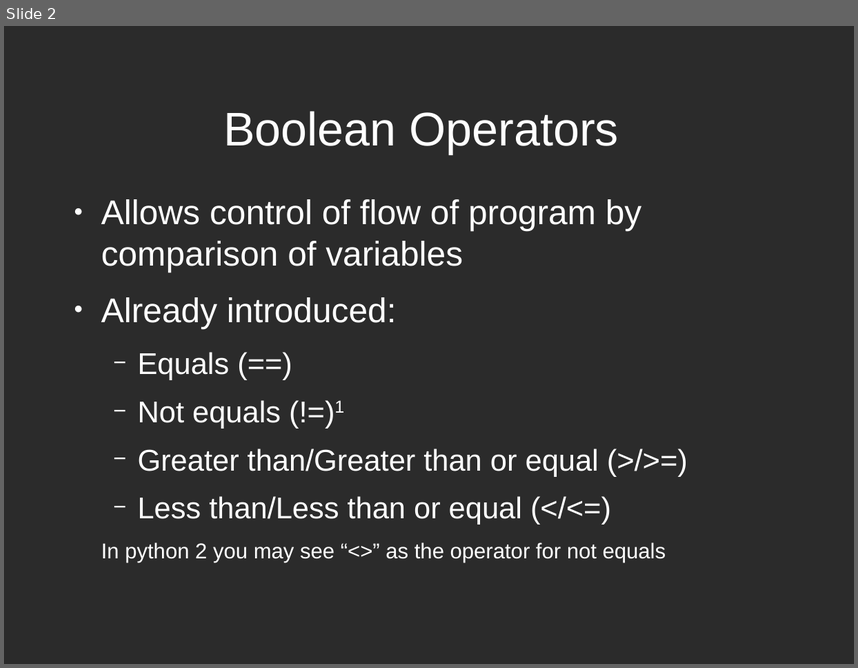
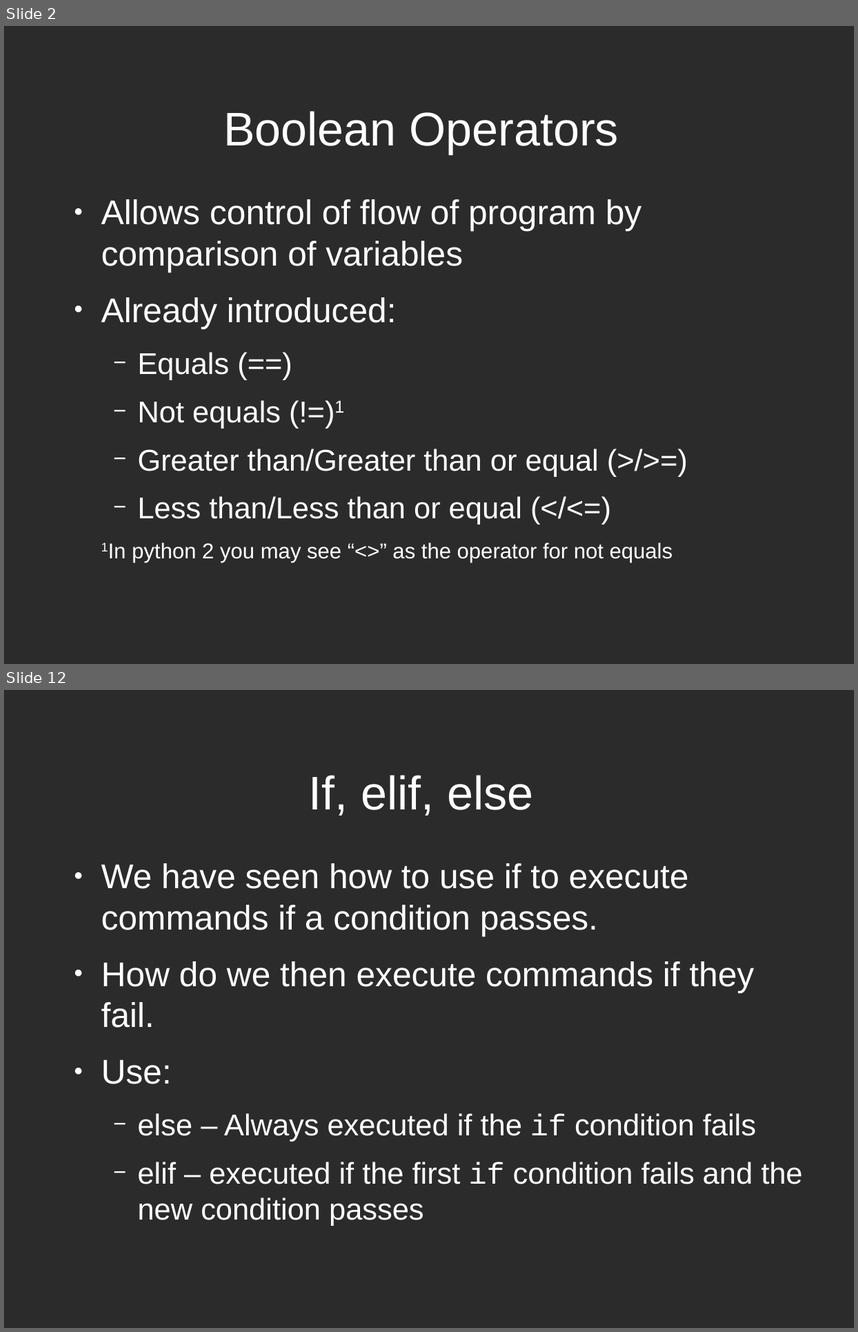
Before and after one commit to Cheltenham-Hackspace/hackspace_python, a slide deck: slides/hackspace_python_slides.odp. Shown one above the other, each under a label of ours: slide 2 before the commit, slides 2 and 12 after it; the slides between them are not shown. The pictures are 858x668 and 858x1332 pixels, drawn with LibreOffice and Linux fonts; fonts in the diff are those of the drawing; background and template pictures are left out; a plain dark background stands for a picture behind light text. Boxes give left, top, right and bottom in pixels: in the first picture for what was removed or moved away, otherwise in the second. Text is boxed around its words. In the diff, an @@ line names an element or a change of style, - is before the commit and + after.

```diff
--- a/slides/hackspace_python_slides.odp
+++ b/slides/hackspace_python_slides.odp
@@ slide 12 added at <box>4,690,854,1328</box>, background picture (left out) @@
@@ title added at <box>309,775,533,816</box>, 44 pt, text #FFFFFF @@
+If, elif, else
@@ text added at <box>101,863,802,1225</box>, 28 pt, text #FFFFFF @@
+● We have seen how to use if to execute commands if a condition passes.
+● How do we then execute commands if they fail.
+● Use:
+  − else – Always executed if the if condition fails
+  − elif – executed if the first if condition fails and the new condition passes
@@ slide 2 changed as well @@
@@ text at <box>132,542,673,562</box>: text changed @@
-In python 2 you may see “<>” as the operator for not equals
+1In python 2 you may see “<>” as the operator for not equals
```
Also in this commit, not shown: 1 other slide changed, 30 other slides added, 1 other file.
